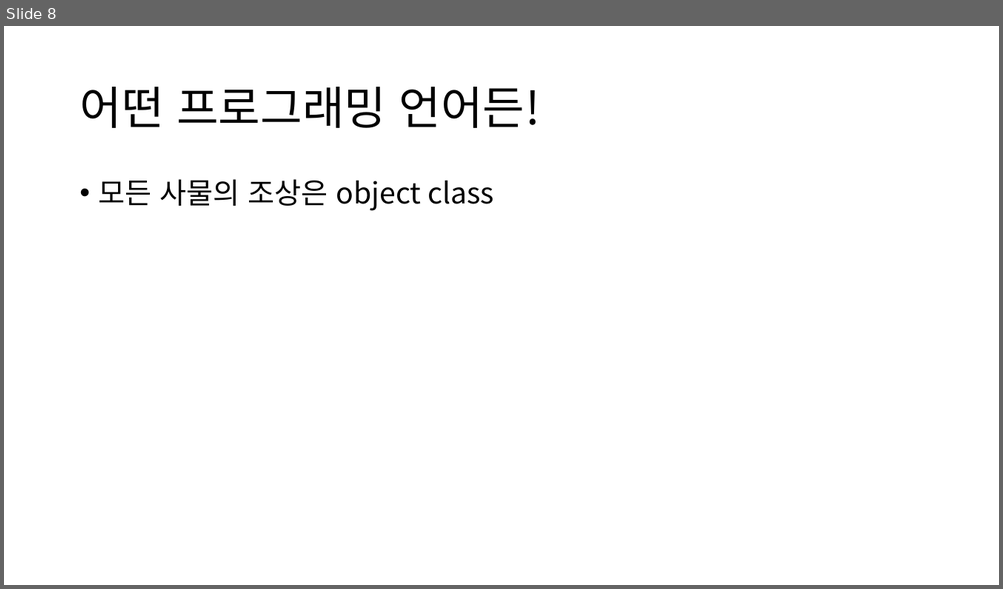
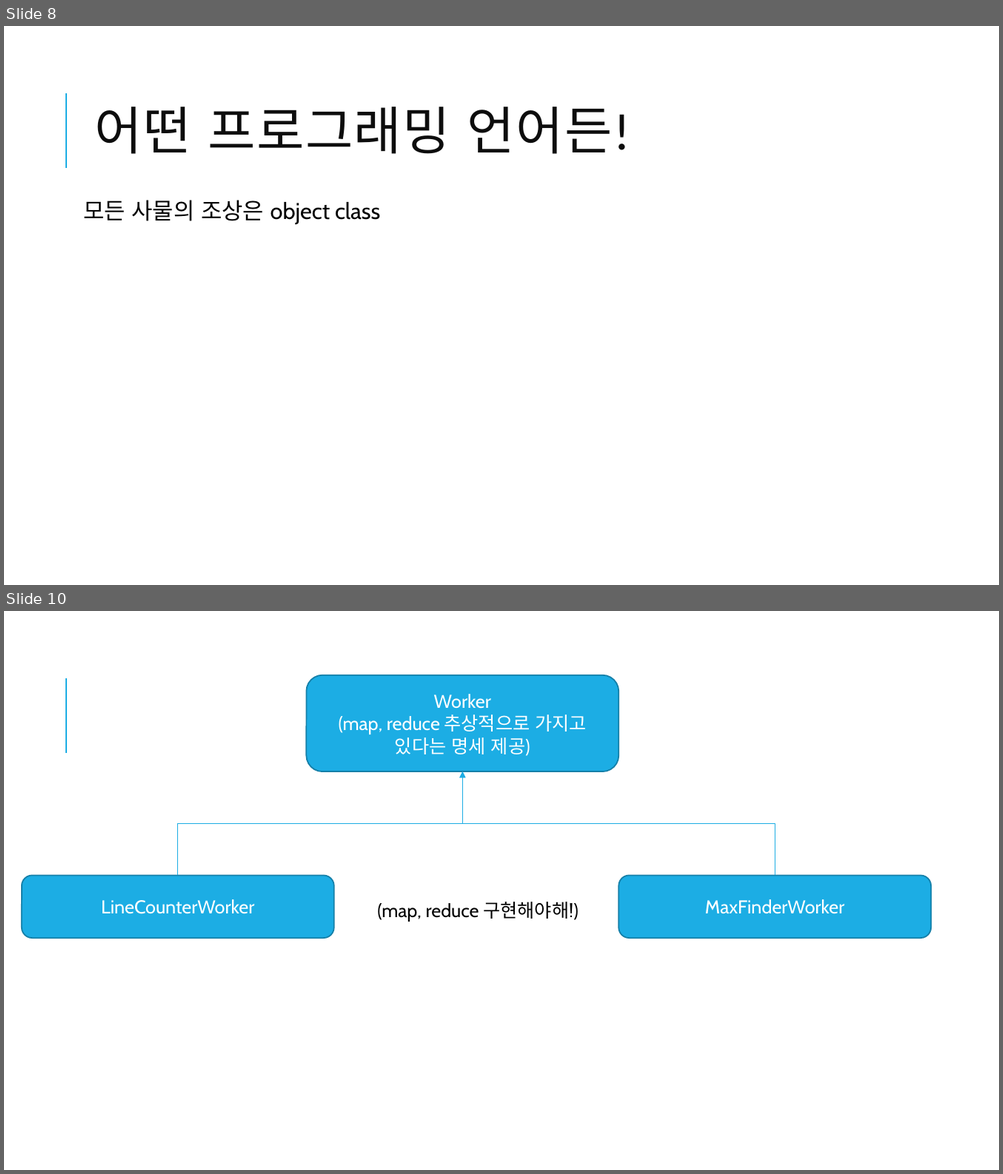
Before and after one commit to GyuCheol/happy_algorithm, a slide deck: ppt/OOP.pptx. Shown one above the other, each under a label of ours: slide 8 before the commit, slides 8 and 10 after it; the slides between them are not shown. The pictures are 1003x589 and 1003x1174 pixels, drawn with LibreOffice and Linux fonts; fonts in the diff are those of the drawing. Boxes give left, top, right and bottom in pixels: in the first picture for what was removed or moved away, otherwise in the second. Text is boxed around its words. In the diff, an @@ line names an element or a change of style, - is before the commit and + after.

```diff
--- a/ppt/OOP.pptx
+++ b/ppt/OOP.pptx
@@ slide 10 added at (x1=4, y1=611, x2=999, y2=1170), background #FFFFFF; not listed: 1 template element that a slide beside it also shows @@
@@ rounded rectangle added at (x1=306, y1=675, x2=619, y2=772), fill #1CADE4, outline #1580A9 1.25 pt, 18 pt, text #FFFFFF @@
+Worker
+(map, reduce 추상적으로 가지고 있다는 명세 제공)
@@ elbow arrow added from (178, 876) to (462, 772), #1CADE4 0.75 pt @@
@@ elbow arrow added from (775, 876) to (462, 772), #1CADE4 0.75 pt @@
@@ rounded rectangle added at (x1=22, y1=876, x2=335, y2=939), fill #1CADE4, outline #1580A9 1.25 pt, 18 pt, text #FFFFFF @@
+LineCounterWorker
@@ rounded rectangle added at (x1=619, y1=876, x2=931, y2=939), fill #1CADE4, outline #1580A9 1.25 pt, 18 pt, text #FFFFFF @@
+MaxFinderWorker
@@ text added at (x1=377, y1=902, x2=578, y2=922), 18 pt, text #000000 @@
+(map, reduce 구현해야해!)
@@ slide 8 changed as well @@
@@ title "어떤 프로그래밍 언어든!" moved from (x1=79, y1=87, x2=540, y2=128) to (x1=95, y1=107, x2=630, y2=154) @@
@@ title "어떤 프로그래밍 언어든!" at (x1=95, y1=107, x2=630, y2=154): size 44 to 50 pt, font Noto Sans CJK KR to Calibri, text colour #000000 to #0D0D0D, letter spacing 0 to 1 pt; line spacing 0.9 to 0.8 @@
@@ line added from (66, 168) to (66, 93), #1CADE4 1.5 pt @@
@@ text "모든 사물의 조상은 object class" moved from (x1=99, y1=179, x2=494, y2=211) to (x1=84, y1=200, x2=380, y2=224) @@
@@ text "모든 사물의 조상은 object class" at (x1=84, y1=200, x2=380, y2=224): size 28 to 22 pt, font Noto Sans CJK KR to Cabin; bullet • to  ; more space between paragraphs @@
```
Also in this commit, not shown: 7 other slides changed, 2 other slides added, 1 other file.
